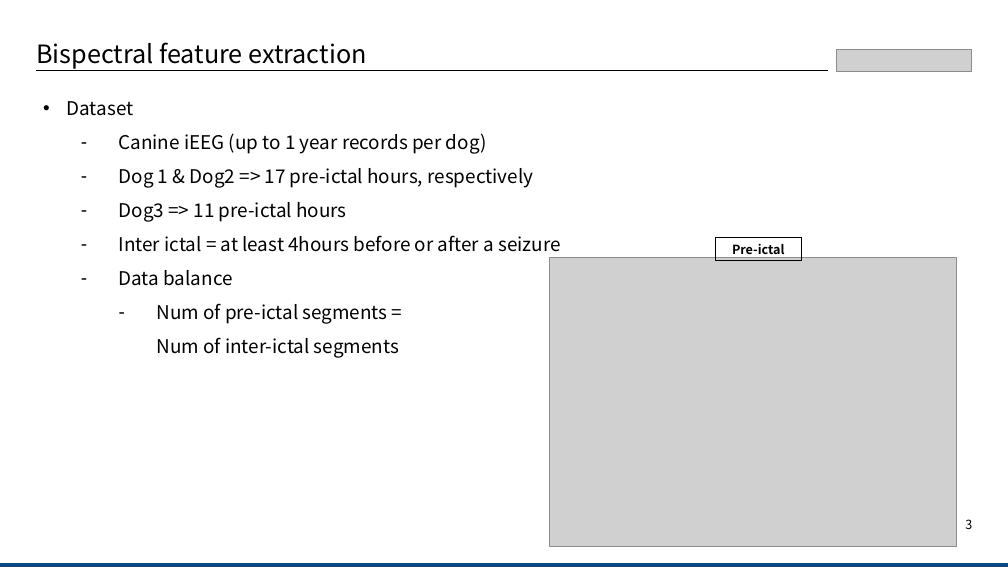
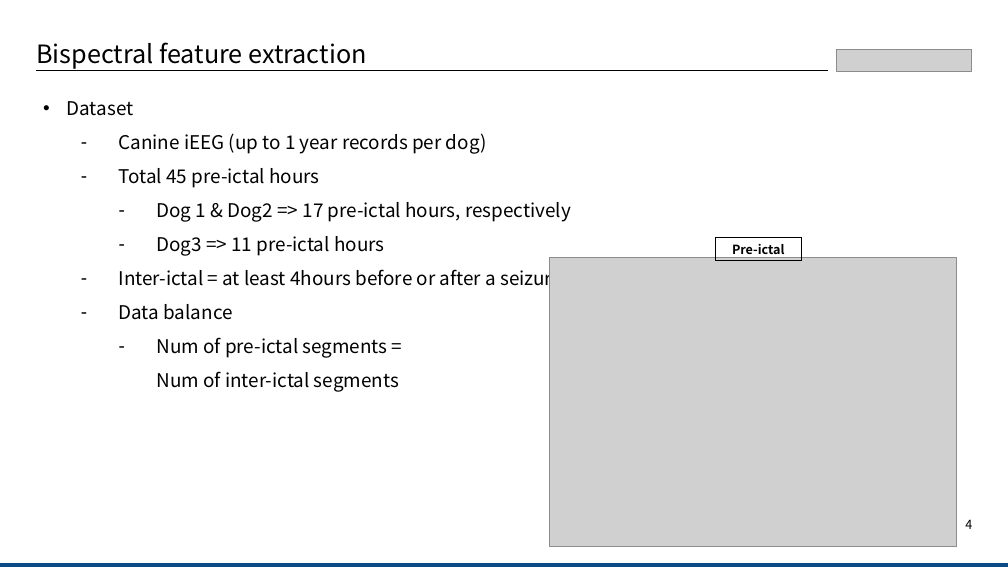
Before and after one commit to LEEYEONSU/paper_review, a slide deck: slide 4 of Bispectrum and Recurrent Neural Networks.pptx (slide 3 before the commit). Drawn at 1008x567 pixels with LibreOffice and Linux fonts; fonts in the diff are those of the drawing; grey boxes stand for pictures. Boxes give left, top, right and bottom in pixels: in the first picture for what was removed or moved away, otherwise in the second. Text is boxed around its words. In the diff, an @@ line names an element or a change of style, - is before the commit and + after.

Commit message:
update

```diff
--- a/Bispectrum and Recurrent Neural Networks.pptx
+++ b/Bispectrum and Recurrent Neural Networks.pptx
@@ text at bbox=[119, 168, 319, 188]: paragraph added @@
+  – Total 45 pre-ictal hours
@@ text at bbox=[156, 202, 571, 256]: list level 2 to 3 in "Dog 1 & Dog2 => ..."; list level 2 to 3 in "Dog3 => 11 pre-ictal hours" @@
@@ text at bbox=[119, 265, 562, 290]: text changed @@
-  – Inter ictal = at least 4hours before or after a seizure
+  – Inter-ictal = at least 4hours before or after a seizure
@@ page number at bbox=[965, 519, 972, 529]: text changed @@
-3
+4
```
Also in this commit, not shown: 2 other slides changed, 2 slides added.
